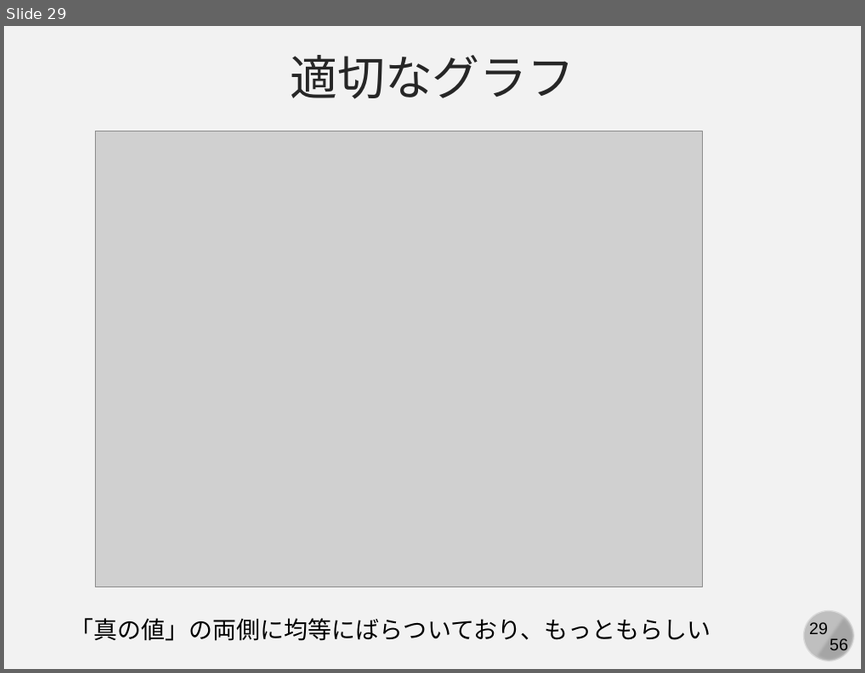
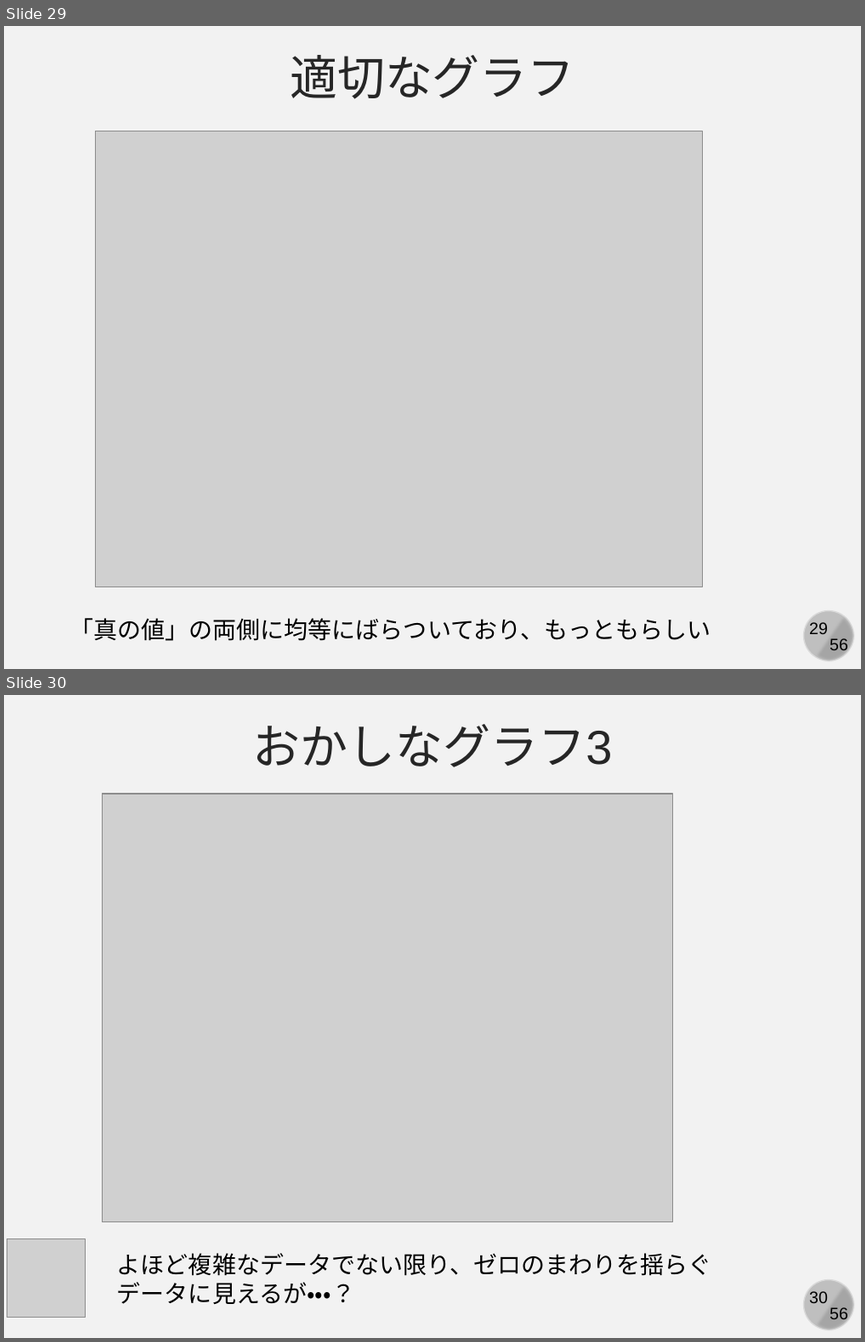
Before and after one commit to kaityo256/simulation_engineering, a slide deck: 03_mc_advanced/simulation03.pptx. Shown one above the other, each under a label of ours: slide 29 before the commit, slides 29 and 30 after it. The pictures are 865x673 and 865x1342 pixels, drawn with LibreOffice and Linux fonts; fonts in the diff are those of the drawing; grey boxes stand for pictures. Boxes give left, top, right and bottom in pixels: in the first picture for what was removed or moved away, otherwise in the second. Text is boxed around its words. In the diff, an @@ line names an element or a change of style, - is before the commit and + after.

```diff
--- a/03_mc_advanced/simulation03.pptx
+++ b/03_mc_advanced/simulation03.pptx
@@ slide 30 added at [4, 695, 861, 1338], background #F2F2F2; not listed: 4 template elements that a slide beside it also shows @@
@@ text added at [253, 724, 613, 767], 40 pt, text #262626 @@
+おかしなグラフ3
@@ picture added at [102, 794, 673, 1222] @@
@@ picture added at [7, 1239, 86, 1317] @@
@@ text added at [117, 1253, 712, 1304], 20 pt, text #000000 @@
+よほど複雑なデータでない限り、ゼロのまわりを揺らぐデータに見えるが・・・？
```
Also in this commit, not shown: 1 slide changed, 9 other slides added, 15 other files.
